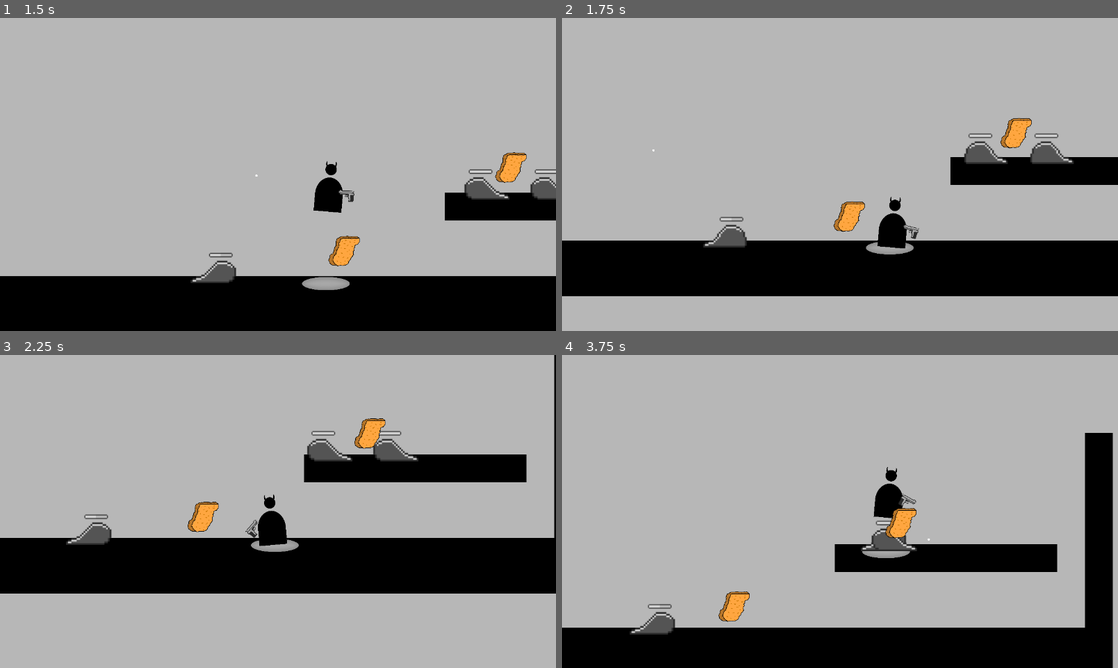
Above: before the commit, frames 1-4 (two rows, left to right).
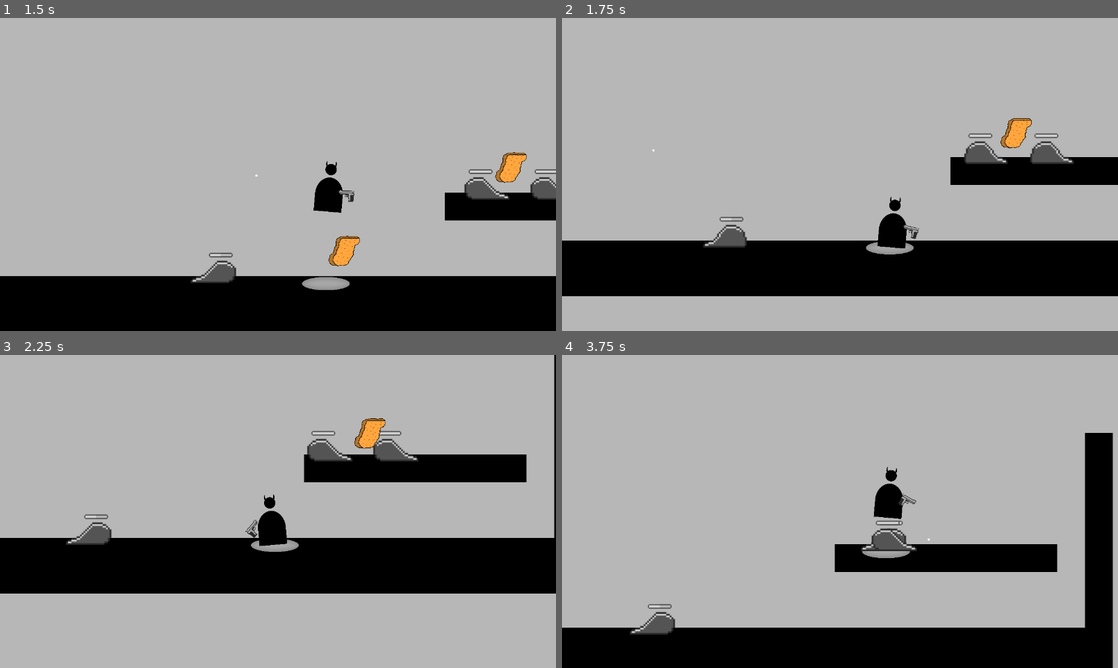
Above: after the commit, the same moments.

Repository: BesterCoder/nuggie-collector
Game: Godot game, scene res://levels/level_001.tscn
Same seed, same stepped clock (60 frames per second), same inputs: the game is played once before the commit and once after it.
Inputs (mouse positions are in pixels of both pictures, inside the frame that each line leads up to):
- Up to frame 1 (1.5 s): move the mouse to (400, 158) at 0.52 s; hold D (move_right) from 0.53 s (still down); click (400, 158) at 0.6 s; tap W (jump) at 0.77 s; move the mouse to (166, 190) at 1.27 s; click (166, 190) at 1.35 s
- Up to frame 2 (1.75 s): keep holding D (move_right); tap W (jump) at 1.52 s
- Up to frame 3 (2.25 s): move the mouse to (333, 442) at 2.02 s; release D (move_right) at 2.03 s; hold A (move_left) from 2.03 s (still down); click (333, 442) at 2.1 s
- Up to frame 4 (3.75 s): move the mouse to (812, 574) at 2.77 s; release A (move_left) at 2.78 s; hold D (move_right) from 2.78 s (still down); click (812, 574) at 2.85 s; tap W (jump) at 3.02 s; move the mouse to (1006, 558) at 3.52 s; click (1006, 558) at 3.6 s

Frame 1 is identical in both runs. In frame 2, 0.4% of the frame differs, in the area x 48-55%, y 58-69%; in frame 3, 0.4%; in frame 4, 0.7%, in the area x 28-64%, y 48-86%.

Commit message:
Nuggies are now removed/picked by player collision

Diff:
--- a/items/nuggie/Nuggie.gd
+++ b/items/nuggie/Nuggie.gd
@@ -4,3 +4,7 @@
 # so they seem more heavenly
 func _ready():
 	$AnimationPlayer.play("hover")
+
+
+func _on_body_entered(_body):
+	queue_free()
--- a/items/nuggie/Nuggie.tscn
+++ b/items/nuggie/Nuggie.tscn
@@ -46,14 +46,13 @@
 }
 
 [node name="NuggieImage" type="Sprite" parent="."]
-position = Vector2( 0, -19.8218 )
 rotation = -0.224709
 scale = Vector2( 0.25, 0.25 )
 texture = ExtResource( 1 )
 
 [node name="CollisionShape2D" type="CollisionShape2D" parent="."]
-position = Vector2( 0, -19.8218 )
 shape = SubResource( 1 )
 
 [node name="AnimationPlayer" type="AnimationPlayer" parent="."]
 anims/hover = SubResource( 2 )
+[connection signal="body_entered" from="." to="." method="_on_body_entered"]
